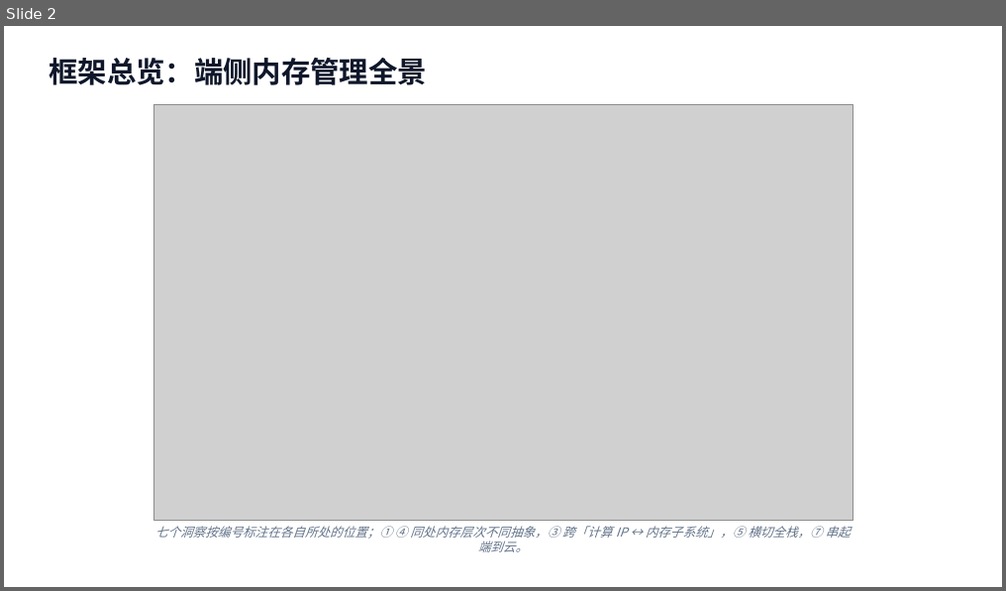
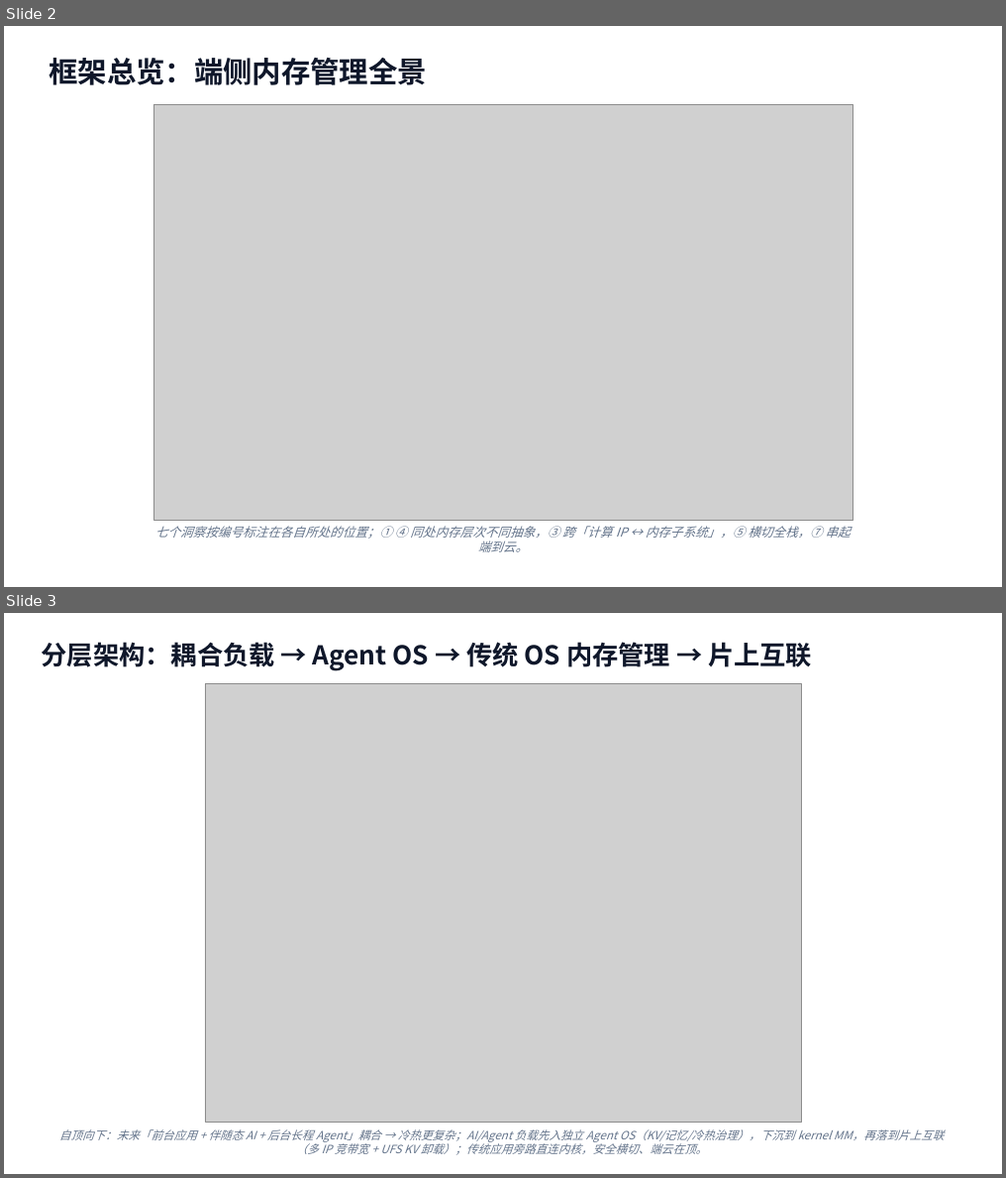
Before and after one commit to SiriusBHU/memory_system_architecture_summary, a slide deck: insight/N+1/端侧内存管理全景-N1.pptx. Shown one above the other, each under a label of ours: slide 2 before the commit, slides 2 and 3 after it. The pictures are 1006x591 and 1006x1178 pixels, drawn with LibreOffice and Linux fonts; fonts in the diff are those of the drawing; grey boxes stand for pictures. Boxes give left, top, right and bottom in pixels: in the first picture for what was removed or moved away, otherwise in the second. Text is boxed around its words. In the diff, an @@ line names an element or a change of style, - is before the commit and + after.

```diff
--- a/insight/N+1/端侧内存管理全景-N1.pptx
+++ b/insight/N+1/端侧内存管理全景-N1.pptx
@@ slide 3 added at [4, 613, 1002, 1174], background #FFFFFF @@
@@ text added at [42, 642, 812, 671], 25 pt, text #0F172A, bold @@
+分层架构：耦合负载 → Agent OS → 传统 OS 内存管理 → 片上互联
@@ picture added at [205, 684, 801, 1122] @@
@@ text added at [59, 1130, 944, 1156], 11 pt, text #64748B, italic @@
+自顶向下：未来「前台应用 + 伴随态 AI + 后台长程 Agent」耦合 → 冷热更复杂；AI/Agent 负载先入独立 Agent OS（KV/记忆/冷热治理），下沉到 kernel MM，再落到片上互联（多 IP 竞带宽 + UFS KV 卸载）；传统应用旁路直连内核，安全横切、端云在顶。
```
Also in this commit, not shown: 2 other files.
